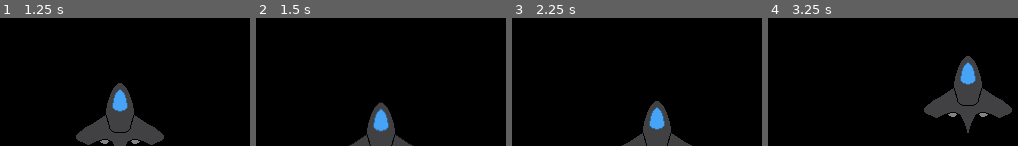
Above: before the commit, frames 1-4 (left to right).
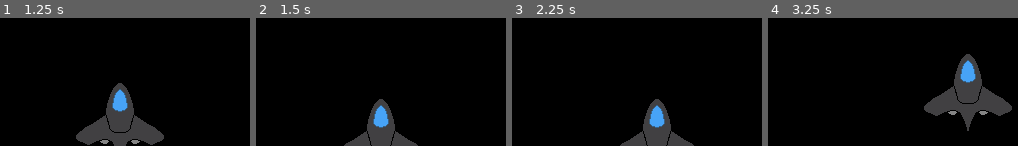
Above: after the commit, the same moments.

Repository: prachtkira/SimpleShooter
Game: Godot game, scene res://scenes/main.tscn
Same seed, same stepped clock (60 frames per second), same inputs: the game is played once before the commit and once after it.
Inputs:
- Up to frame 1 (1.25 s): tap Enter at 0.5 s; hold Right (ui_right) from 0.53 s (still down)
- Up to frame 2 (1.5 s): release Right (ui_right) at 1.28 s; hold Down (ui_down) from 1.28 s (still down)
- Up to frame 3 (2.25 s): tap Space at 2 s; release Down (ui_down) at 2.03 s; hold Right (ui_right) from 2.03 s (still down)
- Up to frame 4 (3.25 s): release Right (ui_right) at 2.78 s; hold Up (ui_up) from 2.78 s (still down)

Frame 1 is identical in both runs. In frame 2, 1.6% of the frame differs, in the area x 35-65%, y 63-100%; in frame 3, 0.9%; in frame 4, 1.8%, in the area x 62-98%, y 28-90%.

Commit message:
Boundaries refactor

Diff:
--- a/scripts/player.gd
+++ b/scripts/player.gd
@@ -3,7 +3,6 @@
 @export var movementSteps : int = 100
 
 func _physics_process(delta):
-
 	velocity = Vector2(0,0)
 
 	if Input.is_action_pressed("ui_up"):
@@ -15,15 +14,8 @@
 	if Input.is_action_pressed("ui_right"):
 		velocity.x = movementSteps
 
-	if global_position.x < 0:
-		global_position.x = 0
-	if global_position.x > 420:
-		global_position.x = 420
-	if global_position.y < 50:
-		global_position.y = 50
-	if global_position.y > 650:
-		global_position.y = 650
+	move_and_slide()
 
-	print(global_position)
+	var screenSize = get_viewport_rect().size
 
-	move_and_slide()
+	global_position = global_position.clamp(Vector2(0,0), screenSize)
